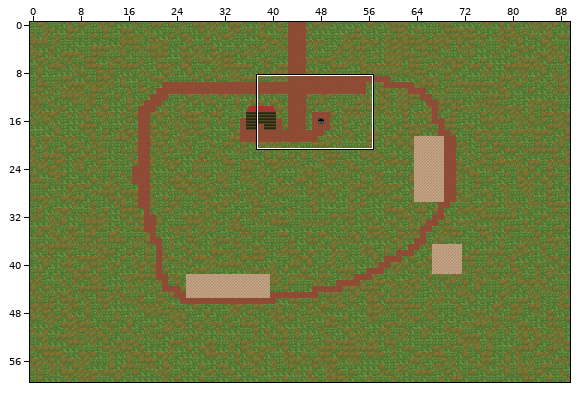
Tiled map, stored at src/Assets/FreestyleRanch.tmx. The first picture is a wide view before the edit; the outline marks the close-up.
Close-up. As it was:
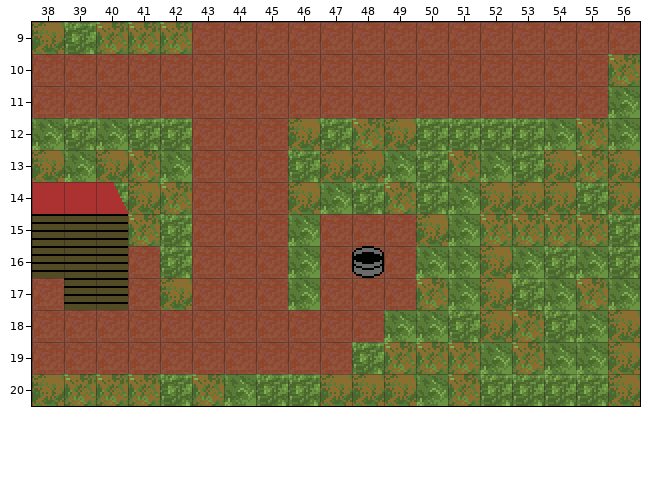
Cells are 16x16 px. Shown: x 38..56, y 9..20. The commit also changed other parts of the map, which this record leaves out.
Once edited:
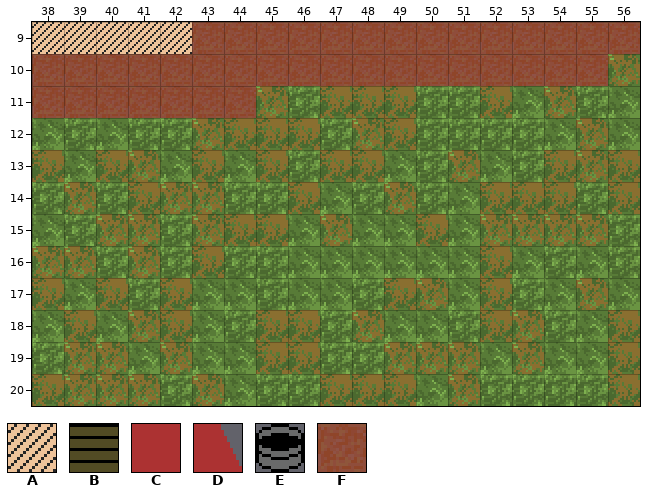
Key: from "FreestyleRanch": A 4, B 5, C 7, D 8, E 9, F 10.
_ is an empty cell.
Change:
Layer "Road":
The tile that lay hidden is removed in row 16 at x 38 to 40; in row 17 at x 39 to 40.
Tile F is removed in row 11 at x 45 to 55; in rows 12 to 14 at x 43 to 45; in row 15 at x 43 to 45 and 47 to 49; in row 16 at x 41, 43 to 45 and 47 to 49; in row 17 at x 38, 41, 43 to 45 and 47 to 49; in row 18 at x 38 to 48.
Tile F is removed in row 19 at x 38 to 47.
Layer "Barn":
Tile B is removed in rows 15 to 16 at x 38 to 40; in row 17 at x 39 to 40.
Tile C is removed in row 14 at x 38 to 39.
Tile D is removed in row 14 at x 40.
Tile E is removed in row 16 at x 48.
Layer "Fields":
The edit adds tile A in row 9 at x 38 to 42.
Pixel boxes of the changes (left, top, right, bottom) in both close-ups:
added: (32, 22, 192, 54)
removed: (32, 86, 608, 374)
